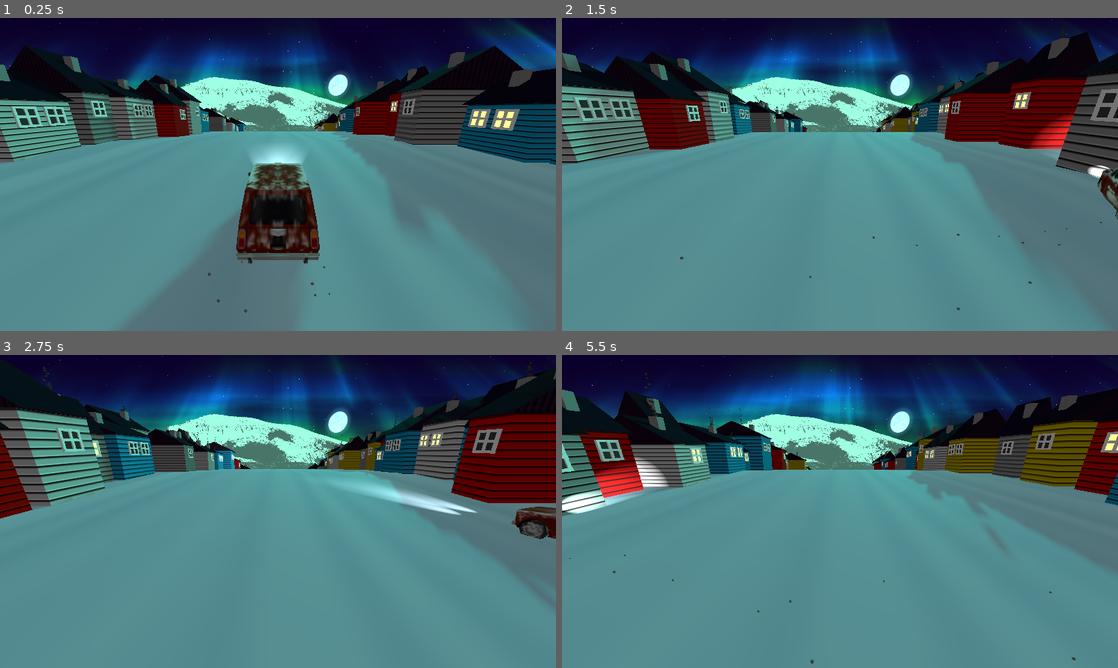
Above: before the commit, frames 1-4 (two rows, left to right).
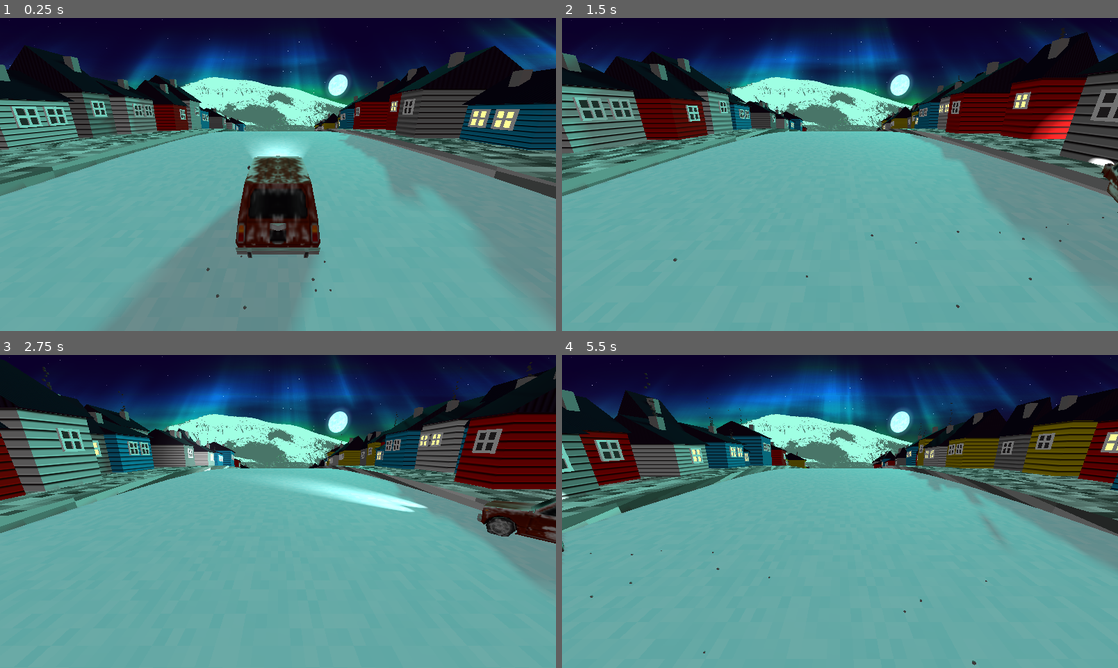
Above: after the commit, the same moments.

Repository: bjornarprytz/waves
Game: Godot game, scene res://main.tscn
Two runs of this game, one before a commit and one after it. Both use one fixed random seed, a clock stepped at 60 frames per second and the inputs below.
Inputs:
- Up to frame 1 (0.25 s): no input
- Up to frame 2 (1.5 s): hold Right (steer_right) 0.53-1.28 s; hold A (steer_left) from 1.28 s (still down)
- Up to frame 3 (2.75 s): release A (steer_left) at 2.03 s; hold Right (steer_right) from 2.03 s (still down)
- Up to frame 4 (5.5 s): release Right (steer_right) at 3.53 s; hold A (steer_left) from 3.53 s (still down)

The runs differ from the first frame. In frame 1, 51% of the frame differs, in the area x 0-100%, y 35-100%; in frame 2, 58%; in frame 3, 59%; in frame 4, 61%, in the area x 0-100%, y 32-100%.

Commit message:
pixelated ground. Sidewalks

Diff:
--- a/src/car.gd
+++ b/src/car.gd
@@ -12,7 +12,7 @@
 
 var direction := 0
 
-const rubber_band_strength := 20.0
+const rubber_band_strength := 30.0
 const max_momentum := 5.9
 
 # From being outside the bounds
--- a/src/ground.gdshader
+++ b/src/ground.gdshader
@@ -2,52 +2,35 @@
 
 uniform vec3 snow_color : source_color = vec3(0.95, 0.95, 1.0);
 uniform vec3 snow_shadow : source_color = vec3(0.7, 0.75, 0.85);
-uniform vec3 track_color : source_color = vec3(0.8, 0.82, 0.9);
-uniform float track_width : hint_range(0.1, 0.5) = 0.3;
-uniform float drift_scale : hint_range(5.0, 30.0) = 15.0;
-uniform float sparkle_amount : hint_range(0.0, 1.0) = 0.3;
+uniform float pixel_size : hint_range(10.0, 1000.0) = 50.0;
+uniform float noise_scale : hint_range(1.0, 20.0) = 5.0;
+uniform float aspect_ratio : hint_range(0.1, 100.0) = 1.0;
 
-// Hash function
+// Better hash function to reduce patterns
 float hash(vec2 p) {
-    return fract(sin(dot(p, vec2(127.1, 311.7))) * 43758.5453);
+    vec3 p3 = fract(vec3(p.xyx) * vec3(443.897, 441.423, 437.195));
+    p3 += dot(p3, p3.yzx + 19.19);
+    return fract((p3.x + p3.y) * p3.z);
 }
 
-// Noise function
-float noise(vec2 p) {
-    vec2 i = floor(p);
-    vec2 f = fract(p);
-    f = f * f * (3.0 - 2.0 * f);
-
-    float a = hash(i);
-    float b = hash(i + vec2(1.0, 0.0));
-    float c = hash(i + vec2(0.0, 1.0));
-    float d = hash(i + vec2(1.0, 1.0));
-
-    return mix(mix(a, b, f.x), mix(c, d, f.x), f.y);
+// Layered hash for even better randomness
+float layered_hash(vec2 p) {
+    float h = hash(p);
+    h += hash(p + vec2(123.456, 789.012)) * 0.5;
+    h += hash(p * 1.337 + vec2(246.135, 864.297)) * 0.25;
+    return fract(h);
 }
 
 void fragment() {
-    vec2 uv = UV;
-    float u = fract(uv.x);
+    // Pixelate UV coordinates with aspect correction
+    vec2 adjusted_uv = UV * vec2(pixel_size * aspect_ratio, pixel_size);
+    vec2 pixelated_uv = floor(adjusted_uv) / pixel_size;
 
-    // Base snow color
-    vec3 color = snow_color;
+    // Use layered hash for better randomness
+    float variation = layered_hash(floor(adjusted_uv) * noise_scale);
 
-    // Snow drifts (subtle height variation)
-    float drift = noise(uv * drift_scale);
-    drift += noise(uv * drift_scale * 2.0) * 0.5;
-    color = mix(snow_shadow, snow_color, drift);
-
-    // Tire/ski tracks down the middle
-    float center_dist = abs(u - 0.5);
-    float left_track = smoothstep(0.2, 0.18, abs(u - 0.35));
-    float right_track = smoothstep(0.2, 0.18, abs(u - 0.65));
-    float tracks = max(left_track, right_track);
-
-    // Add track texture
-    float track_noise = noise(uv * vec2(5.0, 100.0));
-    vec3 track_detail = mix(track_color, snow_shadow, track_noise);
-    color = mix(color, track_detail, tracks);
+    // Mix between two snow colors based on noise
+    vec3 color = mix(snow_shadow, snow_color, variation);
 
     ALBEDO = color;
     ROUGHNESS = 0.95;
--- a/src/ground.tscn
+++ b/src/ground.tscn
@@ -7,21 +7,63 @@
 render_priority = 0
 shader = ExtResource("1_t7tip")
 shader_parameter/snow_color = Color(0.95, 0.95, 1, 1)
-shader_parameter/snow_shadow = Color(0.7, 0.75, 0.85, 1)
-shader_parameter/track_color = Color(0.8, 0.82, 0.9, 1)
-shader_parameter/track_width = 0.3
-shader_parameter/drift_scale = 15.0
-shader_parameter/sparkle_amount = 0.3
+shader_parameter/snow_shadow = Color(0.8398627, 0.928413, 0.9824559, 1)
+shader_parameter/pixel_size = 500.000023275
+shader_parameter/noise_scale = 4.000000142499999
+shader_parameter/aspect_ratio = 10.0
 
 [sub_resource type="CylinderMesh" id="CylinderMesh_ig7tw"]
 material = SubResource("ShaderMaterial_h2yge")
 top_radius = 100.0
 bottom_radius = 100.0
 height = 20.0
+radial_segments = 256
 cap_top = false
 cap_bottom = false
+
+[sub_resource type="ShaderMaterial" id="ShaderMaterial_t7tip"]
+render_priority = 0
+shader = ExtResource("1_t7tip")
+shader_parameter/snow_color = Color(1, 1, 1, 1)
+shader_parameter/snow_shadow = Color(0.29187965, 0.31897473, 0.30047736, 1)
+shader_parameter/pixel_size = 50.0
+shader_parameter/noise_scale = 5.0
+shader_parameter/aspect_ratio = 50.00000237174012
+
+[sub_resource type="CylinderMesh" id="CylinderMesh_t7tip"]
+material = SubResource("ShaderMaterial_t7tip")
+top_radius = 100.2
+bottom_radius = 100.2
+height = 5.0
+radial_segments = 256
+cap_bottom = false
+
+[sub_resource type="ShaderMaterial" id="ShaderMaterial_tv015"]
+render_priority = 0
+shader = ExtResource("1_t7tip")
+shader_parameter/snow_color = Color(1, 1, 1, 1)
+shader_parameter/snow_shadow = Color(0.2901961, 0.31764707, 0.3019608, 1)
+shader_parameter/pixel_size = 50.0000019
+shader_parameter/noise_scale = 5.0
+shader_parameter/aspect_ratio = 50.00000237174012
+
+[sub_resource type="CylinderMesh" id="CylinderMesh_tv015"]
+material = SubResource("ShaderMaterial_tv015")
+top_radius = 100.2
+bottom_radius = 100.2
+height = 5.0
+radial_segments = 256
+cap_top = false
 
 [node name="Ground" type="MeshInstance3D"]
 transform = Transform3D(-4.371139e-08, 1, 0, -1, -4.371139e-08, 0, 0, 0, 1, 0, 0, 0)
 mesh = SubResource("CylinderMesh_ig7tw")
 script = ExtResource("3_tv015")
+
+[node name="SidewalkLeft" type="MeshInstance3D" parent="."]
+transform = Transform3D(1, 0, 0, 0, 1, 0, 0, 0, 1, 2.7640604e-07, -6.323433, 0)
+mesh = SubResource("CylinderMesh_t7tip")
+
+[node name="SidewalkRight" type="MeshInstance3D" parent="."]
+transform = Transform3D(1, 0, 0, 0, 1, 0, 0, 0, 1, -2.7145484e-07, 6.210163, 0)
+mesh = SubResource("CylinderMesh_tv015")
--- a/src/main.tscn
+++ b/src/main.tscn
@@ -16,7 +16,7 @@
 shader_parameter/background_height = 3.262000154945
 shader_parameter/background_width = 0.23000000766512
 shader_parameter/background_vertical_offset = 0.122000029545
-shader_parameter/background_horizontal_offset = -0.17758997761819995
+shader_parameter/background_horizontal_offset = -0.17758997761819997
 shader_parameter/horizon_color = Color(0.5061762, 0.039820664, 0.117097475, 1)
 shader_parameter/sky_color = Color(0.063, 0, 0.173, 1)
 shader_parameter/star_color = Color(1, 1, 1, 1)
@@ -53,7 +53,7 @@
 
 [node name="Car" parent="." instance=ExtResource("3_h2yge")]
 unique_name_in_owner = true
-transform = Transform3D(1, 0, 0, 0, 0.9998934, -0.014590427, 0, 0.014590427, 0.9998934, 0, -1.205693, -2.2088487)
+transform = Transform3D(1, 0, 0, 0, 0.998898, -0.046932105, 0, 0.046932105, 0.998898, 0, -1.1227423, -2.2088487)
 
 [node name="Aurora" parent="." instance=ExtResource("5_aurora")]
 transform = Transform3D(1000.00006, 0, 0, 0, 65.23367, 75.79295, 0, -75.79295, 65.23367, 0, 35.249466, -241.92548)
Not shown: 1 places in src/ground.tscn that only renumber resources
Not shown, changed: readme.md
